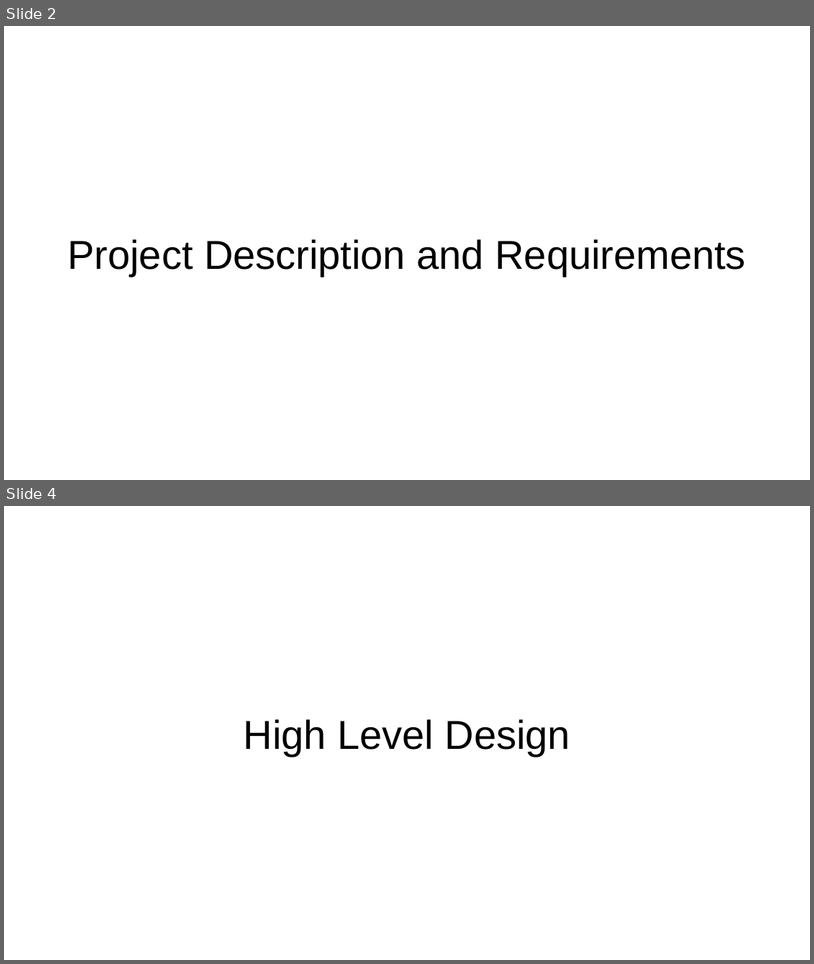
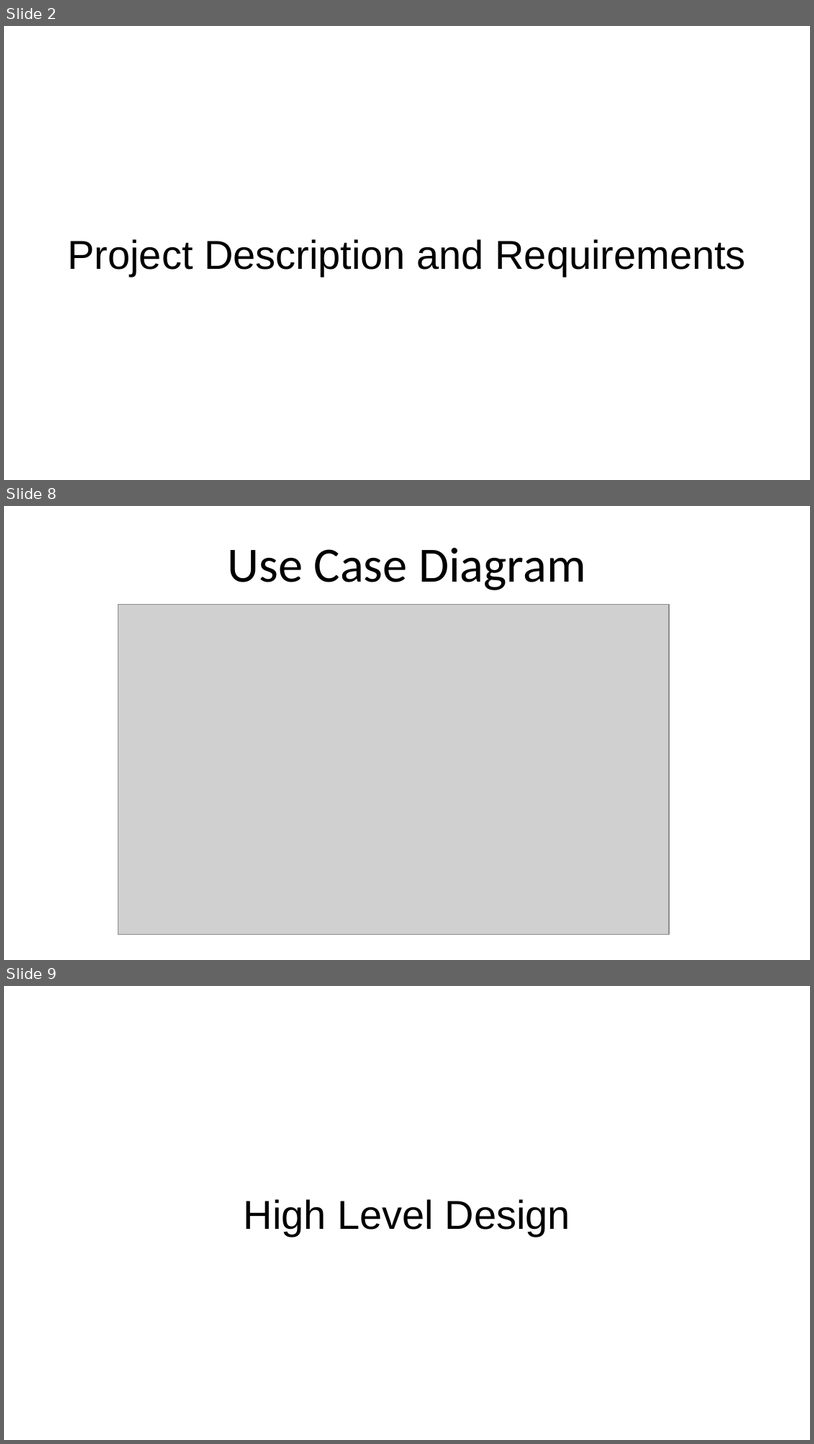
Before and after one commit to RWenger/Code-Search-Engine-CS3704, a slide deck: Presentation/Final Presentation.pptx. Shown one above the other, each under a label of ours: slides 2 and 4 before the commit, slides 2, 8 and 9 after it; the slides between them are not shown. The pictures are 814x964 and 814x1444 pixels, drawn with LibreOffice and Linux fonts; fonts in the diff are those of the drawing; grey boxes stand for pictures. Boxes give left, top, right and bottom in pixels: in the first picture for what was removed or moved away, otherwise in the second. Text is boxed around its words. In the diff, an @@ line names an element or a change of style, - is before the commit and + after.

```diff
--- a/Presentation/Final Presentation.pptx
+++ b/Presentation/Final Presentation.pptx
@@ slide 8 added at (x1=4, y1=506, x2=810, y2=960), background #FFFFFF @@
@@ title added at (x1=228, y1=548, x2=586, y2=590), 44 pt, text #000000 @@
+Use Case Diagram
@@ picture added at (x1=118, y1=605, x2=669, y2=934) @@
@@ what was slide 4 is now slide 9 @@
```
Also in this commit, not shown: 5 other slides added, 1 slide removed.
